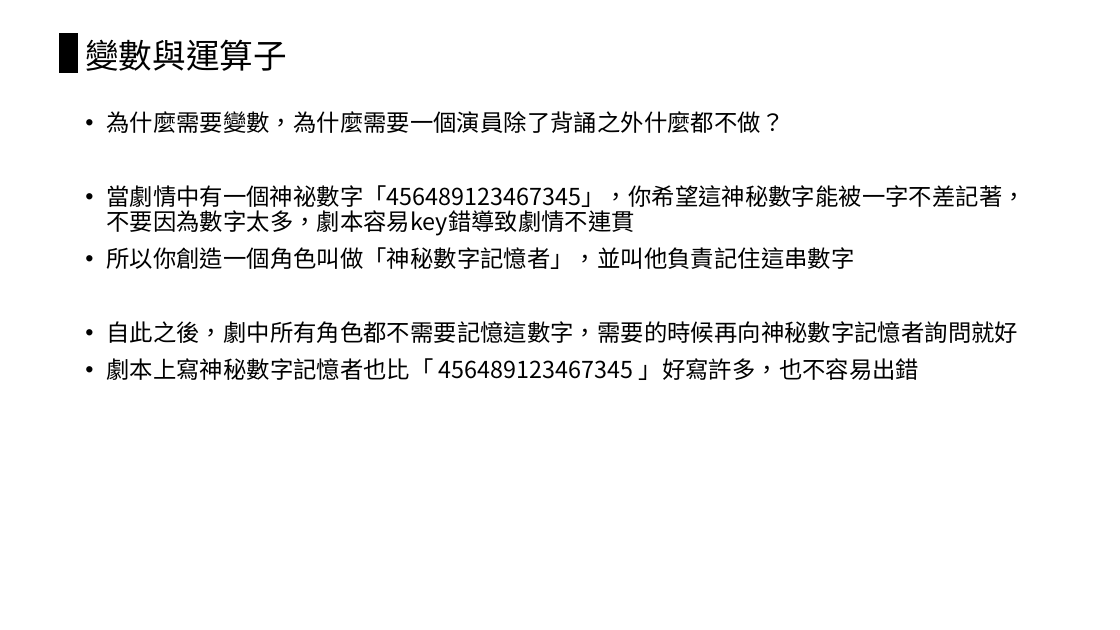
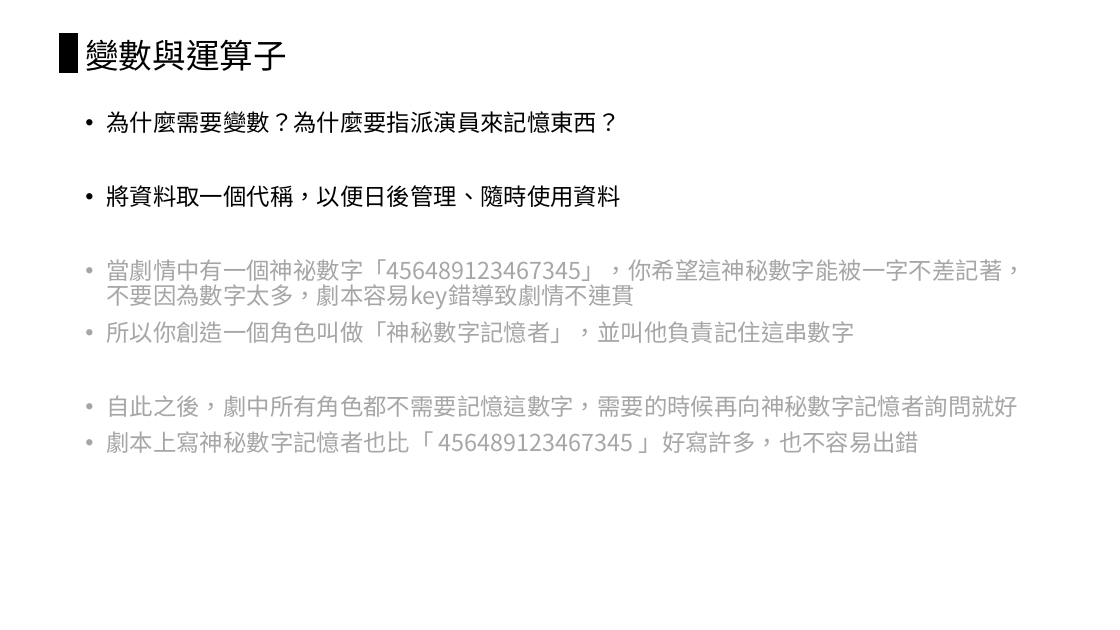
Before and after one commit to chiachin-yen/NCKU_workshop_2018, a slide deck: slide 29 of 2018_Eink工作營.pptx (slide 27 before the commit). Drawn at 1120x630 pixels with LibreOffice and Linux fonts; fonts in the diff are those of the drawing. Boxes give left, top, right and bottom in pixels: in the first picture for what was removed or moved away, otherwise in the second. Text is boxed around its words. In the diff, an @@ line names an element or a change of style, - is before the commit and + after.

```diff
--- a/2018_Eink工作營.pptx
+++ b/2018_Eink工作營.pptx
@@ text at (106, 111, 620, 207): text changed @@
-• 為什麼需要變數，為什麼需要一個演員除了背誦之外什麼都不做？
+• 為什麼需要變數？為什麼要指派演員來記憶東西？
+• 將資料取一個代稱，以便日後管理、隨時使用資料
@@ text at (106, 259, 1025, 453): text colour #000000 to #A6A6A6 in "當劇情中有一個神祕數字「456489123467345」，你希望這神秘數字能被一字不差記著，不要因為數字太多，劇本容易k ...", "所以你創造一個角色叫做「神秘數字記憶者」，並叫他負責記住這串數字", "自此之後，劇中所有角色都不需要記憶這數字，需要的時候再向神秘數字記憶者詢問就好", "劇本上寫神秘數字記憶者也比「 456489123467345 」好寫許多，也不容易出錯" @@
```
Also in this commit, not shown: 27 other slides changed, 9 slides added, 2 slides removed, 6 other files.
